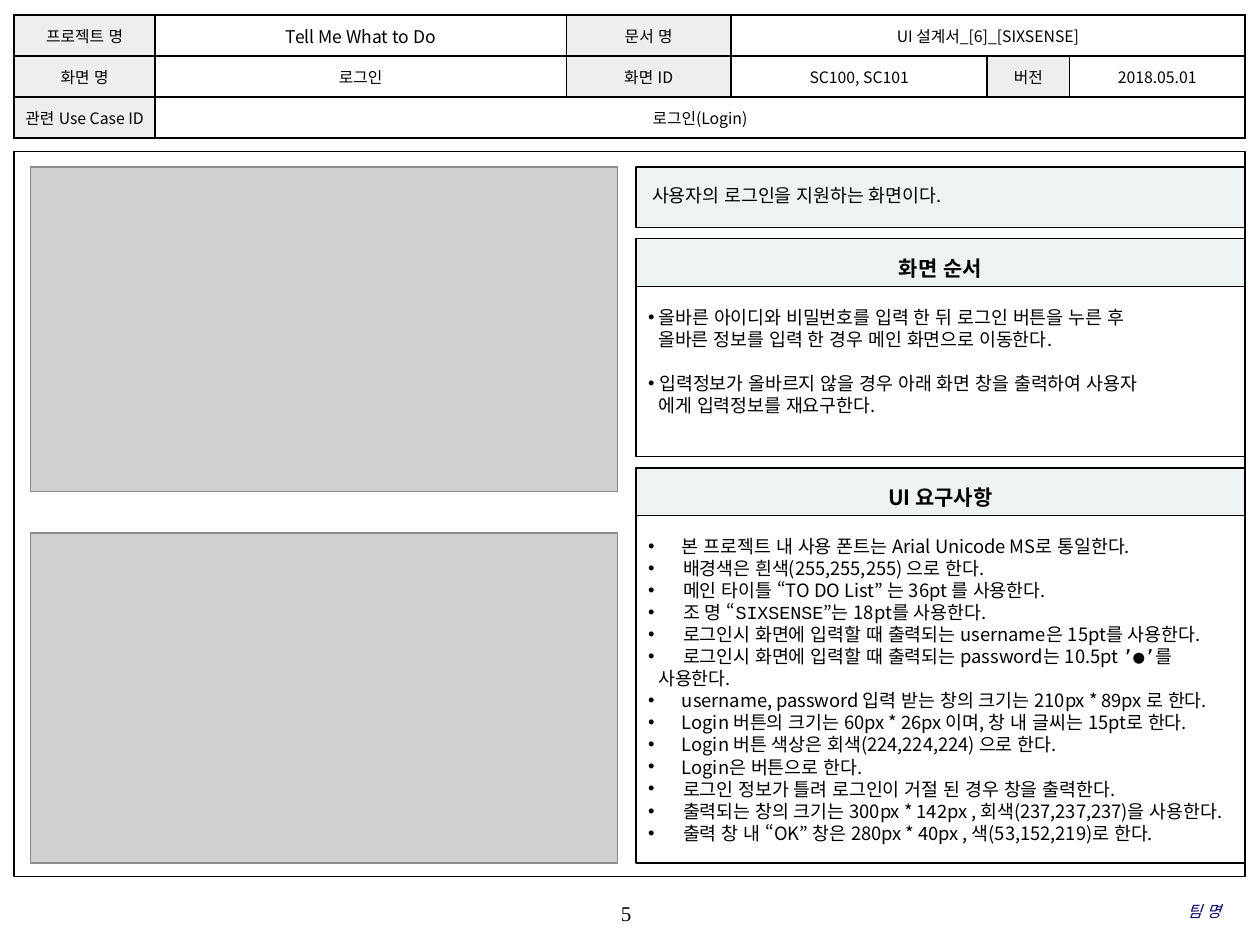
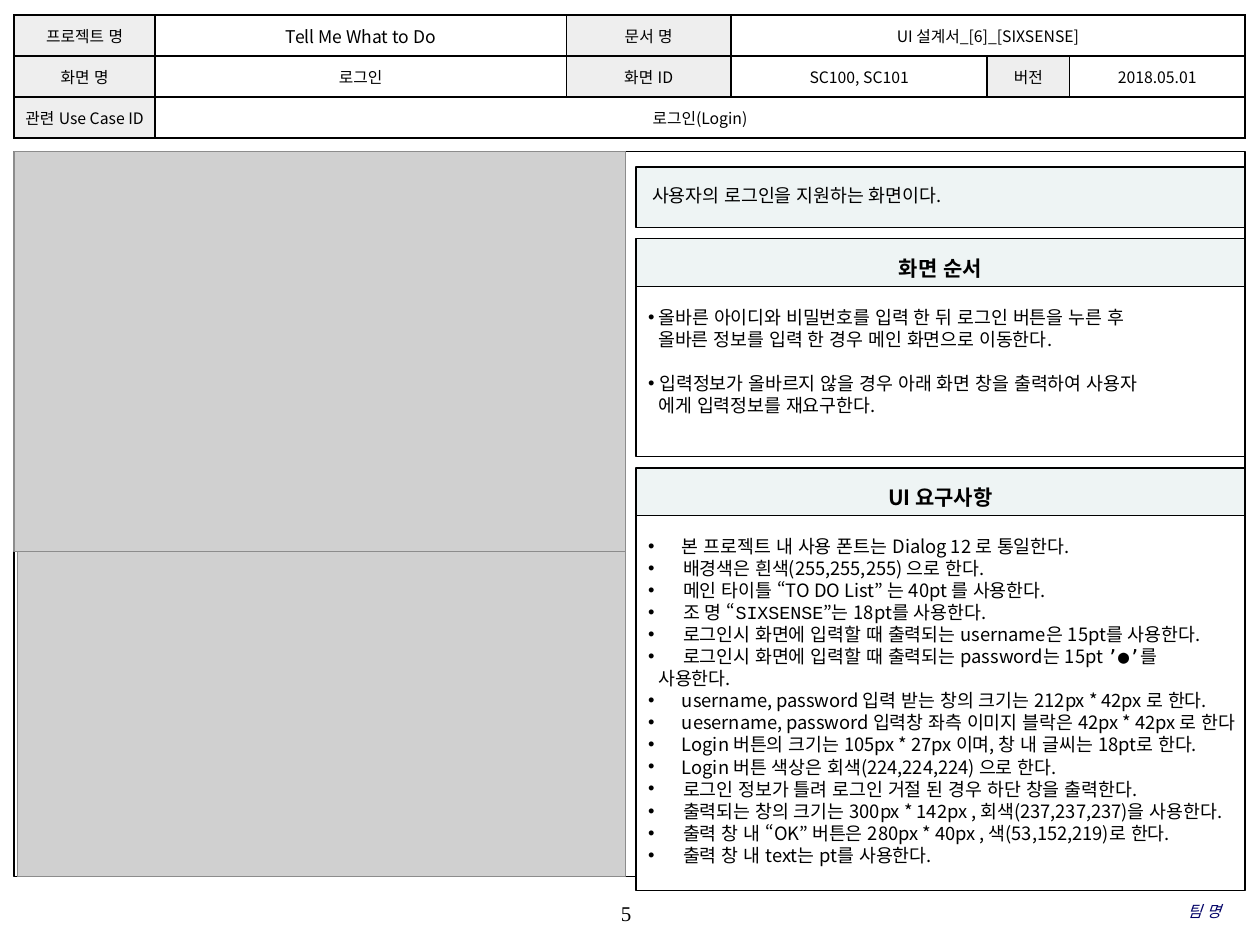
Before and after one commit to SMU-SE-Admin/18-1_6_SIXSENSE_Doc, a slide deck: slide 5 of 03 설계/UI 설계서_[6]_[SIXSENSE].pptx. Drawn at 1260x945 pixels with LibreOffice and Linux fonts; fonts in the diff are those of the drawing; grey boxes stand for pictures; background and template pictures are left out. Boxes give left, top, right and bottom in pixels: in the first picture for what was removed or moved away, otherwise in the second. Text is boxed around its words. In the diff, an @@ line names an element or a change of style, - is before the commit and + after.

```diff
--- a/03 설계/UI 설계서_[6]_[SIXSENSE].pptx
+++ b/03 설계/UI 설계서_[6]_[SIXSENSE].pptx
@@ picture: place and size @@
-picture at <box>30,166,617,491</box>
+picture at <box>14,151,625,552</box>
@@ rectangle "본 프로젝트 내 사용 폰트는 ...": place and size @@
-rectangle "본 프로젝트 내 사용 폰트는 ..." at <box>636,515,1245,863</box>
+rectangle "본 프로젝트 내 사용 폰트는 ..." at <box>636,515,1245,891</box>
@@ text in rectangle at <box>682,537,1069,558</box>: text changed @@
-• 본 프로젝트 내 사용 폰트는 Arial Unicode MS로 통일한다.
+• 본 프로젝트 내 사용 폰트는 Dialog 12 로 통일한다.
@@ picture: place and size @@
-picture at <box>30,533,617,863</box>
+picture at <box>18,552,626,877</box>
@@ text in rectangle at <box>683,581,1045,604</box>: text changed @@
-• 메인 타이틀 “TO DO List” 는 36pt 를 사용한다.
+• 메인 타이틀 “TO DO List” 는 40pt 를 사용한다.
@@ text in rectangle at <box>683,645,1157,668</box>: text changed @@
-• 로그인시 화면에 입력할 때 출력되는 password는 10.5pt ’●’를
+• 로그인시 화면에 입력할 때 출력되는 password는 15pt ’●’를
@@ text in rectangle at <box>682,691,1236,756</box>: text changed @@
-• username, password 입력 받는 창의 크기는 210px * 89px 로 한다.
-• Login 버튼의 크기는 60px * 26px 이며, 창 내 글씨는 15pt로 한다.
+• username, password 입력 받는 창의 크기는 212px * 42px 로 한다.
+• uesername, password 입력창 좌측 이미지 블락은 42px * 42px 로 한다
+• Login 버튼의 크기는 105px * 27px 이며, 창 내 글씨는 18pt로 한다.
@@ text in rectangle at <box>683,777,1138,798</box>: text changed @@
-• Login은 버튼으로 한다.
-• 로그인 정보가 틀려 로그인이 거절 된 경우 창을 출력한다.
+• 로그인 정보가 틀려 로그인 거절 된 경우 하단 창을 출력한다.
@@ text in rectangle at <box>683,821,1170,867</box>: text changed @@
-• 출력 창 내 “OK” 창은 280px * 40px , 색(53,152,219)로 한다.
+• 출력 창 내 “OK” 버튼은 280px * 40px , 색(53,152,219)로 한다.
+• 출력 창 내 text는 pt를 사용한다.
```
Also in this commit, not shown: 18 other slides changed, 4 slides added.
